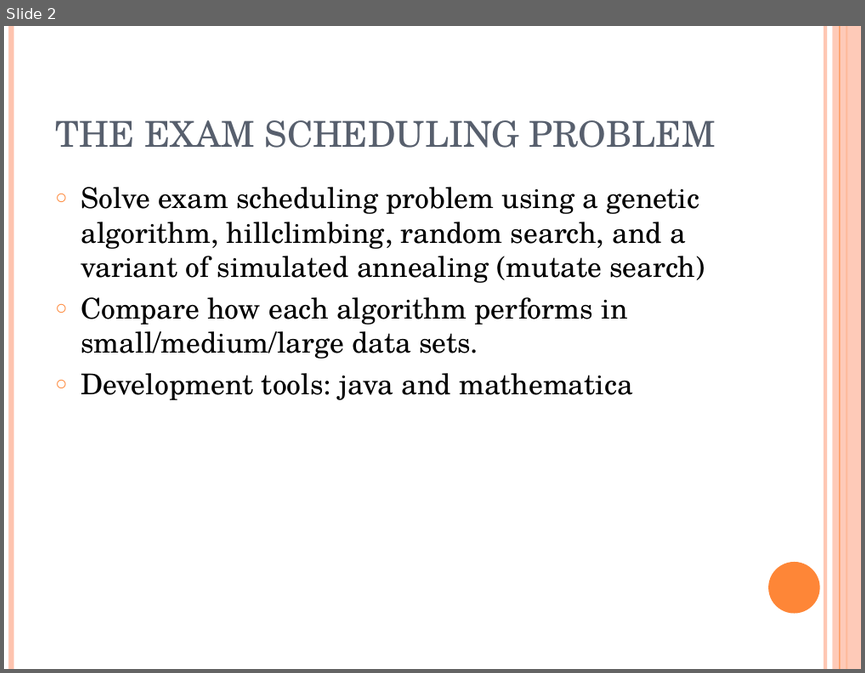
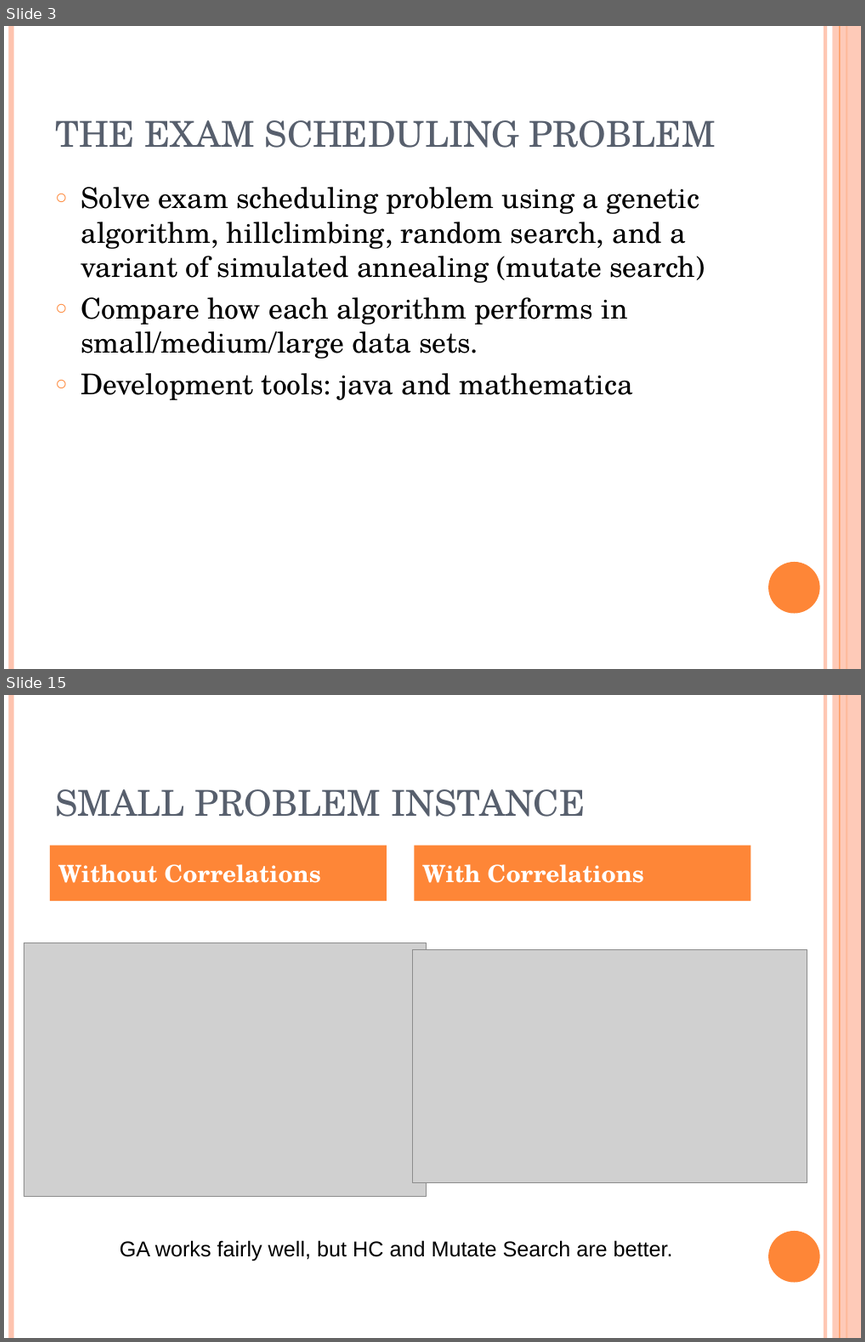
Before and after one commit to akokcam/csc384-genetic-algorithms-project, a slide deck: GA_TestBench/Data Files/presentation.ppt. Shown one above the other, each under a label of ours: slide 2 before the commit, slides 3 and 15 after it; the slides between them are not shown. The pictures are 865x673 and 865x1342 pixels, drawn with LibreOffice and Linux fonts; fonts in the diff are those of the drawing; grey boxes stand for pictures. Boxes give left, top, right and bottom in pixels: in the first picture for what was removed or moved away, otherwise in the second. Text is boxed around its words. In the diff, an @@ line names an element or a change of style, - is before the commit and + after.

```diff
--- a/GA_TestBench/Data Files/presentation.ppt
+++ b/GA_TestBench/Data Files/presentation.ppt
@@ slide 15 added at [4,695,861,1338], background #FFFFFF; not listed: 6 template elements that a slide beside it also shows @@
@@ title added at [55,789,585,817], 30 pt, text #575F6D @@
+SMALL PROBLEM INSTANCE
@@ rectangle added at [50,845,387,901], fill #FE8637, 20 pt, text #FFFFFF, bold @@
+Without Correlations
@@ rectangle added at [415,845,751,901], fill #FE8637, 20 pt, text #FFFFFF, bold @@
+With Correlations
@@ picture added at [24,942,426,1197] @@
@@ picture added at [413,949,808,1183] @@
@@ text added at [120,1240,673,1261], 18 pt, text #000000 @@
+GA works fairly well, but HC and Mutate Search are better.
@@ what was slide 2 is now slide 3 @@
```
Also in this commit, not shown: 8 slides changed, 8 other slides added, 7 slides removed, 1 other file.
